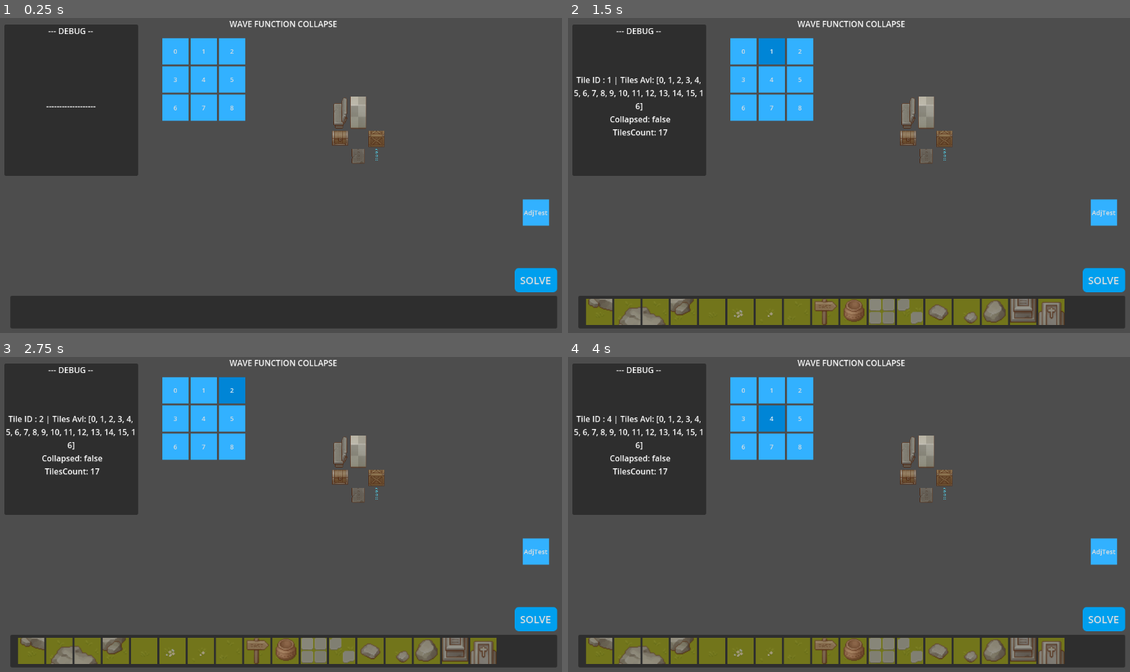
Above: before the commit, frames 1-4 (two rows, left to right).
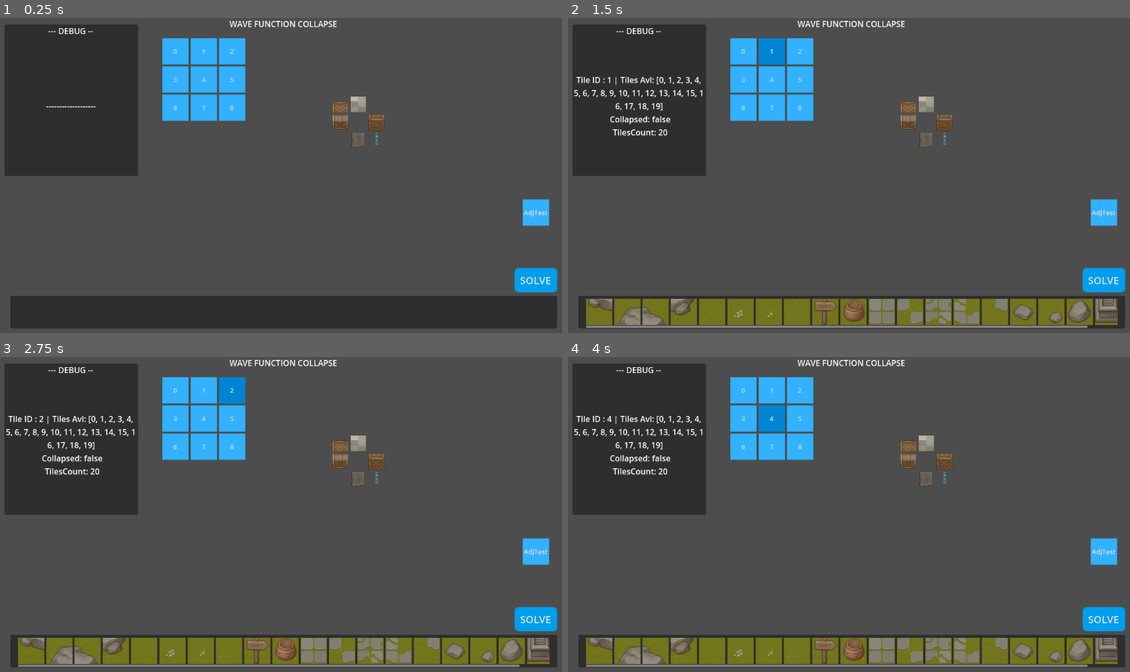
Above: after the commit, the same moments.

Repository: Sketh14/WaveFuncCollapse
Game: Godot game, scene res://Scenes/Main03.tscn
Same seed, same stepped clock (60 frames per second), same inputs: the game is played once before the commit and once after it. This scene is started directly instead of the project's main scene.
Inputs:
- Up to frame 1 (0.25 s): no input
- Up to frame 2 (1.5 s): click "0" at 0.5 s; click "1" at 1.25 s
- Up to frame 3 (2.75 s): click "2" at 2 s
- Up to frame 4 (4 s): click "3" at 2.75 s; click "4" at 3.5 s

The runs differ from the first frame. In frame 1, 1.0% of the frame differs, in the area x 59-69%, y 25-47%; in frame 2, 3.7%, in the area x 3-98%, y 25-99%; in frame 3, 3.7%; in frame 4, 3.7%.

Commit message:
Scroll Container | Await for SolveModel | More Tiles
- Scripts
	(-) Adding await to SolveModel and not showing Selection Tiles when SolveModel is called
- Scenes
	(-) Adding a scroll container for bigger dimensions
- Others
	(-) TileAdjacencyList
		<~> Defining more tiles
		<~> Adding more paths

Diff:
--- /dev/null
+++ b/Atlas Texture/PropEnv_AT_Test.tres
@@ -0,0 +1,7 @@
+[gd_resource type="AtlasTexture" load_steps=2 format=3 uid="uid://bius1qa57p4bw"]
+
+[ext_resource type="Texture2D" uid="uid://bopeveu8bvykm" path="res://Sprites/Environment/PropEnvSheet_2.png" id="1_ehiut"]
+
+[resource]
+atlas = ExtResource("1_ehiut")
+region = Rect2(736, 144, 32, 32)
--- a/Atlas Texture/Props_AT2.tres
+++ b/Atlas Texture/Props_AT2.tres
@@ -4,4 +4,4 @@
 
 [resource]
 atlas = ExtResource("1_w1vcg")
-region = Rect2(384, 0, 32, 64)
+region = Rect2(160, 8, 32, 32)
--- a/Resources/TileAdjacencyList.json
+++ b/Resources/TileAdjacencyList.json
@@ -35,7 +35,10 @@
 					33,
 					37,
 					41,
-					61
+					61,
+					69,
+					73,
+					77
 				],
 				[
 					54,
@@ -52,7 +55,10 @@
 					30,
 					34,
 					38,
-					42
+					42,
+					70,
+					74,
+					78
 				]
 			]
 		},
@@ -85,7 +91,10 @@
 					31,
 					35,
 					39,
-					43
+					43,
+					71,
+					75,
+					79
 				],
 				[
 					56
@@ -108,7 +117,10 @@
 					30,
 					34,
 					38,
-					42
+					42,
+					70,
+					74,
+					78
 				]
 			]
 		},
@@ -141,7 +153,10 @@
 					31,
 					35,
 					39,
-					43
+					43,
+					71,
+					75,
+					79
 				],
 				[
 					48,
@@ -158,7 +173,10 @@
 					32,
 					36,
 					40,
-					44
+					44,
+					72,
+					76,
+					80
 				],
 				[
 					57
@@ -201,12 +219,14 @@
 					32,
 					36,
 					40,
-					44
+					44,
+					72,
+					76,
+					80
 				],
 				[
 					49,
 					53,
-					61,
 					1,
 					5,
 					9,
@@ -217,7 +237,11 @@
 					29,
 					33,
 					37,
-					41
+					41,
+					61,
+					69,
+					73,
+					77
 				],
 				[
 					46
@@ -253,7 +277,10 @@
 					31,
 					35,
 					39,
-					43
+					43,
+					71,
+					75,
+					79
 				],
 				[
 					48,
@@ -270,7 +297,10 @@
 					32,
 					36,
 					40,
-					44
+					44,
+					72,
+					76,
+					80
 				],
 				[
 					49,
@@ -286,7 +316,10 @@
 					29,
 					33,
 					37,
-					41
+					41,
+					69,
+					73,
+					77
 				],
 				[
 					54,
@@ -303,7 +336,10 @@
 					30,
 					34,
 					38,
-					42
+					42,
+					70,
+					74,
+					78
 				]
 			]
 		},
@@ -336,7 +372,10 @@
 					31,
 					35,
 					39,
-					43
+					43,
+					71,
+					75,
+					79
 				],
 				[
 					48,
@@ -353,7 +392,10 @@
 					32,
 					36,
 					40,
-					44
+					44,
+					72,
+					76,
+					80
 				],
 				[
 					49,
@@ -369,7 +411,10 @@
 					29,
 					33,
 					37,
-					41
+					41,
+					69,
+					73,
+					77
 				],
 				[
 					54,
@@ -386,7 +431,10 @@
 					30,
 					34,
 					38,
-					42
+					42,
+					70,
+					74,
+					78
 				]
 			]
 		},
@@ -419,7 +467,10 @@
 					31,
 					35,
 					39,
-					43
+					43,
+					71,
+					75,
+					79
 				],
 				[
 					48,
@@ -436,7 +487,10 @@
 					32,
 					36,
 					40,
-					44
+					44,
+					72,
+					76,
+					80
 				],
 				[
 					49,
@@ -452,7 +506,10 @@
 					29,
 					33,
 					37,
-					41
+					41,
+					69,
+					73,
+					77
 				],
 				[
 					54,
@@ -469,7 +526,10 @@
 					30,
 					34,
 					38,
-					42
+					42,
+					70,
+					74,
+					78
 				]
 			]
 		},
@@ -502,7 +562,10 @@
 					31,
 					35,
 					39,
-					43
+					43,
+					71,
+					75,
+					79
 				],
 				[
 					48,
@@ -519,7 +582,10 @@
 					32,
 					36,
 					40,
-					44
+					44,
+					72,
+					76,
+					80
 				],
 				[
 					49,
@@ -535,7 +601,10 @@
 					29,
 					33,
 					37,
-					41
+					41,
+					69,
+					73,
+					77
 				],
 				[
 					54,
@@ -552,7 +621,10 @@
 					30,
 					34,
 					38,
-					42
+					42,
+					70,
+					74,
+					78
 				]
 			]
 		},
@@ -585,7 +657,10 @@
 					31,
 					35,
 					39,
-					43
+					43,
+					71,
+					75,
+					79
 				],
 				[
 					48,
@@ -602,7 +677,10 @@
 					32,
 					36,
 					40,
-					44
+					44,
+					72,
+					76,
+					80
 				],
 				[
 					49,
@@ -618,7 +696,10 @@
 					29,
 					33,
 					37,
-					41
+					41,
+					69,
+					73,
+					77
 				],
 				[
 					54,
@@ -635,7 +716,10 @@
 					30,
 					34,
 					38,
-					42
+					42,
+					70,
+					74,
+					78
 				]
 			]
 		},
@@ -668,7 +752,10 @@
 					31,
 					35,
 					39,
-					43
+					43,
+					71,
+					75,
+					79
 				],
 				[
 					48,
@@ -685,7 +772,10 @@
 					32,
 					36,
 					40,
-					44
+					44,
+					72,
+					76,
+					80
 				],
 				[
 					49,
@@ -701,7 +791,10 @@
 					29,
 					33,
 					37,
-					41
+					41,
+					69,
+					73,
+					77
 				],
 				[
 					54,
@@ -718,7 +811,10 @@
 					30,
 					34,
 					38,
-					42
+					42,
+					70,
+					74,
+					78
 				]
 			]
 		},
@@ -751,7 +847,10 @@
 					31,
 					35,
 					39,
-					43
+					43,
+					71,
+					75,
+					79
 				],
 				[
 					48,
@@ -768,7 +867,10 @@
 					32,
 					36,
 					40,
-					44
+					44,
+					72,
+					76,
+					80
 				],
 				[
 					49,
@@ -784,7 +886,10 @@
 					29,
 					33,
 					37,
-					41
+					41,
+					69,
+					73,
+					77
 				],
 				[
 					54,
@@ -801,7 +906,10 @@
 					30,
 					34,
 					38,
-					42
+					42,
+					70,
+					74,
+					78
 				]
 			]
 		},
@@ -834,7 +942,10 @@
 					31,
 					35,
 					39,
-					43
+					43,
+					71,
+					75,
+					79
 				],
 				[
 					48,
@@ -851,7 +962,10 @@
 					32,
 					36,
 					40,
-					44
+					44,
+					72,
+					76,
+					80
 				],
 				[
 					49,
@@ -867,7 +981,10 @@
 					29,
 					33,
 					37,
-					41
+					41,
+					69,
+					73,
+					77
 				],
 				[
 					54,
@@ -884,23 +1001,26 @@
 					30,
 					34,
 					38,
-					42
+					42,
+					70,
+					74,
+					78
 				]
 			]
 		},
 		{
 			"tile_index": 12,
-			"tile_name": "Rock_0",
-			"atlas_texture_properties": [
-				1,
-				64,
-				480
-			],
-			"socket_values": [
-				33,
-				34,
-				35,
-				36
+			"tile_name": "Path_2",
+			"atlas_texture_properties": [
+				0,
+				736,
+				144
+			],
+			"socket_values": [
+				69,
+				70,
+				71,
+				72
 			],
 			"adjacency_list": [
 				[
@@ -917,7 +1037,10 @@
 					31,
 					35,
 					39,
-					43
+					43,
+					71,
+					75,
+					79
 				],
 				[
 					48,
@@ -934,7 +1057,10 @@
 					32,
 					36,
 					40,
-					44
+					44,
+					72,
+					76,
+					80
 				],
 				[
 					49,
@@ -950,7 +1076,10 @@
 					29,
 					33,
 					37,
-					41
+					41,
+					69,
+					73,
+					77
 				],
 				[
 					54,
@@ -967,23 +1096,26 @@
 					30,
 					34,
 					38,
-					42
+					42,
+					70,
+					74,
+					78
 				]
 			]
 		},
 		{
 			"tile_index": 13,
-			"tile_name": "Rock_1",
-			"atlas_texture_properties": [
-				1,
-				27,
-				474
-			],
-			"socket_values": [
-				37,
-				38,
-				39,
-				40
+			"tile_name": "Path_3",
+			"atlas_texture_properties": [
+				0,
+				672,
+				224
+			],
+			"socket_values": [
+				73,
+				74,
+				75,
+				76
 			],
 			"adjacency_list": [
 				[
@@ -1000,7 +1132,10 @@
 					31,
 					35,
 					39,
-					43
+					43,
+					71,
+					75,
+					79
 				],
 				[
 					48,
@@ -1017,7 +1152,10 @@
 					32,
 					36,
 					40,
-					44
+					44,
+					72,
+					76,
+					80
 				],
 				[
 					49,
@@ -1033,7 +1171,10 @@
 					29,
 					33,
 					37,
-					41
+					41,
+					69,
+					73,
+					77
 				],
 				[
 					54,
@@ -1050,23 +1191,26 @@
 					30,
 					34,
 					38,
-					42
+					42,
+					70,
+					74,
+					78
 				]
 			]
 		},
 		{
 			"tile_index": 14,
-			"tile_name": "Rock_2",
-			"atlas_texture_properties": [
-				1,
-				160,
-				480
-			],
-			"socket_values": [
-				41,
-				42,
-				43,
-				44
+			"tile_name": "Path_4",
+			"atlas_texture_properties": [
+				0,
+				624,
+				192
+			],
+			"socket_values": [
+				77,
+				78,
+				79,
+				80
 			],
 			"adjacency_list": [
 				[
@@ -1083,7 +1227,10 @@
 					31,
 					35,
 					39,
-					43
+					43,
+					71,
+					75,
+					79
 				],
 				[
 					48,
@@ -1100,7 +1247,10 @@
 					32,
 					36,
 					40,
-					44
+					44,
+					72,
+					76,
+					80
 				],
 				[
 					49,
@@ -1116,7 +1266,10 @@
 					29,
 					33,
 					37,
-					41
+					41,
+					69,
+					73,
+					77
 				],
 				[
 					54,
@@ -1133,44 +1286,335 @@
 					30,
 					34,
 					38,
-					42
+					42,
+					70,
+					74,
+					78
 				]
 			]
 		},
 		{
 			"tile_index": 15,
-			"tile_name": "Tomb_0",
+			"tile_name": "Rock_0",
 			"atlas_texture_properties": [
 				1,
-				288,
-				186
-			],
-			"socket_values": [
-				65,
-				66,
-				67,
-				68
-			],
-			"adjacency_list": [
-				[
-					63
+				64,
+				480
+			],
+			"socket_values": [
+				33,
+				34,
+				35,
+				36
+			],
+			"adjacency_list": [
+				[
+					47,
+					59,
+					67,
+					3,
+					7,
+					11,
+					15,
+					19,
+					23,
+					27,
+					31,
+					35,
+					39,
+					43,
+					71,
+					75,
+					79
 				],
 				[
 					48,
 					52,
+					64,
+					68,
 					4,
 					8,
 					12,
 					16,
-					64,
-					68,
 					20,
 					24,
 					28,
 					32,
 					36,
 					40,
-					44
+					44,
+					72,
+					76,
+					80
+				],
+				[
+					49,
+					53,
+					61,
+					1,
+					5,
+					9,
+					13,
+					17,
+					21,
+					25,
+					29,
+					33,
+					37,
+					41,
+					69,
+					73,
+					77
+				],
+				[
+					54,
+					58,
+					62,
+					66,
+					2,
+					6,
+					10,
+					14,
+					18,
+					22,
+					26,
+					30,
+					34,
+					38,
+					42,
+					70,
+					74,
+					78
+				]
+			]
+		},
+		{
+			"tile_index": 16,
+			"tile_name": "Rock_1",
+			"atlas_texture_properties": [
+				1,
+				27,
+				474
+			],
+			"socket_values": [
+				37,
+				38,
+				39,
+				40
+			],
+			"adjacency_list": [
+				[
+					47,
+					59,
+					67,
+					3,
+					7,
+					11,
+					15,
+					19,
+					23,
+					27,
+					31,
+					35,
+					39,
+					43,
+					71,
+					75,
+					79
+				],
+				[
+					48,
+					52,
+					64,
+					68,
+					4,
+					8,
+					12,
+					16,
+					20,
+					24,
+					28,
+					32,
+					36,
+					40,
+					44,
+					72,
+					76,
+					80
+				],
+				[
+					49,
+					53,
+					61,
+					1,
+					5,
+					9,
+					13,
+					17,
+					21,
+					25,
+					29,
+					33,
+					37,
+					41,
+					69,
+					73,
+					77
+				],
+				[
+					54,
+					58,
+					62,
+					66,
+					2,
+					6,
+					10,
+					14,
+					18,
+					22,
+					26,
+					30,
+					34,
+					38,
+					42,
+					70,
+					74,
+					78
+				]
+			]
+		},
+		{
+			"tile_index": 17,
+			"tile_name": "Rock_2",
+			"atlas_texture_properties": [
+				1,
+				160,
+				480
+			],
+			"socket_values": [
+				41,
+				42,
+				43,
+				44
+			],
+			"adjacency_list": [
+				[
+					47,
+					59,
+					67,
+					3,
+					7,
+					11,
+					15,
+					19,
+					23,
+					27,
+					31,
+					35,
+					39,
+					43,
+					71,
+					75,
+					79
+				],
+				[
+					48,
+					52,
+					64,
+					68,
+					4,
+					8,
+					12,
+					16,
+					20,
+					24,
+					28,
+					32,
+					36,
+					40,
+					44,
+					72,
+					76,
+					80
+				],
+				[
+					49,
+					53,
+					61,
+					1,
+					5,
+					9,
+					13,
+					17,
+					21,
+					25,
+					29,
+					33,
+					37,
+					41,
+					69,
+					73,
+					77
+				],
+				[
+					54,
+					58,
+					62,
+					66,
+					2,
+					6,
+					10,
+					14,
+					18,
+					22,
+					26,
+					30,
+					34,
+					38,
+					42,
+					70,
+					74,
+					78
+				]
+			]
+		},
+		{
+			"tile_index": 18,
+			"tile_name": "Tomb_0",
+			"atlas_texture_properties": [
+				1,
+				288,
+				186
+			],
+			"socket_values": [
+				65,
+				66,
+				67,
+				68
+			],
+			"adjacency_list": [
+				[
+					63
+				],
+				[
+					48,
+					52,
+					64,
+					68,
+					4,
+					8,
+					12,
+					16,
+					20,
+					24,
+					28,
+					32,
+					36,
+					40,
+					44,
+					72,
+					76,
+					80
 				],
 				[
 					49,
@@ -1186,11 +1630,16 @@
 					33,
 					37,
 					41,
-					61
+					61,
+					69,
+					73,
+					77
 				],
 				[
 					54,
 					58,
+					62,
+					66,
 					2,
 					6,
 					10,
@@ -1202,13 +1651,14 @@
 					34,
 					38,
 					42,
-					66,
-					62
-				]
-			]
-		},
-		{
-			"tile_index": 16,
+					70,
+					74,
+					78
+				]
+			]
+		},
+		{
+			"tile_index": 19,
 			"tile_name": "Tomb_1",
 			"atlas_texture_properties": [
 				1,
@@ -1223,8 +1673,9 @@
 			],
 			"adjacency_list": [
 				[
+					47,
 					59,
-					47,
+					67,
 					3,
 					7,
 					11,
@@ -1236,24 +1687,29 @@
 					35,
 					39,
 					43,
-					67
+					71,
+					75,
+					79
 				],
 				[
 					48,
 					52,
+					64,
+					68,
 					4,
 					8,
 					12,
 					16,
-					64,
-					68,
 					20,
 					24,
 					28,
 					32,
 					36,
 					40,
-					44
+					44,
+					72,
+					76,
+					80
 				],
 				[
 					65
@@ -1261,6 +1717,8 @@
 				[
 					54,
 					58,
+					62,
+					66,
 					2,
 					6,
 					10,
@@ -1272,13 +1730,14 @@
 					34,
 					38,
 					42,
-					62,
-					66
-				]
-			]
-		},
-		{
-			"tile_index": 17,
+					70,
+					74,
+					78
+				]
+			]
+		},
+		{
+			"tile_index": 20,
 			"tile_name": "Empty_Tile",
 			"atlas_texture_properties": [
 				1,
--- a/Scenes/Main02.tscn
+++ b/Scenes/Main02.tscn
@@ -49,13 +49,18 @@
 grow_vertical = 2
 columns = 9
 
-[node name="MainTile_Container" type="Control" parent="MainUI_Control"]
+[node name="ScrollContainer" type="ScrollContainer" parent="MainUI_Control"]
 layout_mode = 1
-anchors_preset = 15
+anchors_preset = -1
 anchor_right = 1.0
 anchor_bottom = 1.0
+offset_top = 28.0
 grow_horizontal = 2
 grow_vertical = 2
+
+[node name="MainTile_Container" type="Control" parent="MainUI_Control/ScrollContainer"]
+custom_minimum_size = Vector2(2200, 2200)
+layout_mode = 2
 
 [node name="Debug_Panel" type="Panel" parent="MainUI_Control"]
 visible = false
@@ -138,9 +143,9 @@
 [node name="WaveFunctionCollapse2" type="Node" parent="." node_paths=PackedStringArray("debugLabel", "mainTileContainer")]
 script = ExtResource("2_f0agi")
 debugLabel = NodePath("../MainUI_Control/Debug_Panel/DebugLabel2")
-gridDimension = 9
+gridDimension = 30
 tileAtlasTexture = ExtResource("5_xi7s6")
-mainTileContainer = NodePath("../MainUI_Control/MainTile_Container")
+mainTileContainer = NodePath("../MainUI_Control/ScrollContainer/MainTile_Container")
 
 [node name="MainUiController_1" type="Node" parent="." node_paths=PackedStringArray("debugLabel", "solveTileMap", "selectionTilesContainer")]
 script = ExtResource("5_f6myn")
--- a/Scripts/UI/MainUIController_1.gd
+++ b/Scripts/UI/MainUIController_1.gd
@@ -89,7 +89,7 @@
 
 func SetCurrentAndShowAvailableTiles(tileID: int):
 	# print("Tile ID to check : " + str(tileID))
-
+	if (waveFunctionHandler.solveModelCalled): return
 	# Offset by 1 for buttons ID
 	selectedTileIndexInMap = tileID
 	debugLabel.text = ("Tile ID : " + str(tileID) + " | Tiles Avl: " + str(waveFunctionHandler.tileMap[selectedTileIndexInMap].tilesAvailable)
--- a/Scripts/UI_Alt/WaveFunctionCollapse2.gd
+++ b/Scripts/UI_Alt/WaveFunctionCollapse2.gd
@@ -33,6 +33,7 @@
 var superAdjList: Array[int]
 
 var totalCollapsibleTiles: int
+var solveModelCalled: bool
 
 # Called when the node enters the scene tree for the first time.
 func _ready():
@@ -91,6 +92,8 @@
 			print("Float : " + str(typeof(test1)))
 
 func SolveModel():
+	solveModelCalled = true
+
 	var totalTiles = gridDimension * gridDimension
 	var tilesListSize = tilesJsonData.tile_info.size() - 1
 
@@ -137,6 +140,9 @@
 
 		randTileIndex = tileMap[minCountIndex].tilesAvailable[randAdjTiles[randi_range(0, randAdjTiles.size() - 1)]]
 		randAdjTiles.clear()
+
+		# await Engine.get_main_loop().process_frame
+		await get_tree().create_timer(0.1).timeout # Waiting for Tile Update
 
 		# For Debugging
 		# print("After Total Tiles : " + str(totalCollapsibleTiles))
@@ -217,11 +223,6 @@
 	var coOrdX = -1
 	var coOrdY = -1
 
-	var coOrdXMult = 0
-	var coOrdYMult = 1
-	# var tempTileCoOrdX = -1
-	# var tempTileCoOrdY = -1
-
 	var tileToCheckData = Helper.TransposedTileData.new()
 
 	# Set while loop here and keep repeating unless all the adjoining cells are collapsed
@@ -231,10 +232,7 @@
 		poppedTileIndex = tilesToCheckStack.pop_back()
 		coOrdX = (poppedTileIndex / gridDimension)
 		coOrdY = poppedTileIndex% gridDimension
-		print("\n\nGot Tile to check| index : X[" + str(coOrdX) + "], Y[" + str(coOrdY) + "]")
-
-		coOrdXMult = 0
-		coOrdYMult = 1
+		# print("\n\nGot Tile to check| index : X[" + str(coOrdX) + "], Y[" + str(coOrdY) + "]")
 
 		var tempRotation = 180
 
@@ -254,16 +252,10 @@
 				tempRotation -= 90
 				continue # Continue if outside bounds
 
-			# if (i == 0):
-			# 	# Correcting according to Godot
-			# 	tileToCheckData.socketDir = 3 - tileCountY # Up is Negative for Godot
-			# else:
-				# tileToCheckData.socketDir = tileCountY
-
 			tileToCheckData.socketDir = i
 
-			# """
-			print("Checking Tile"+ " | [" + str(tileToCheckData.tileCoOrdX) + "," + str(tileToCheckData.tileCoOrdY) + "]"
+			"""
+			print("Checking Tile" + " | [" + str(tileToCheckData.tileCoOrdX) + "," + str(tileToCheckData.tileCoOrdY) + "]"
 					+ " | Rotation : " + str(tempRotation) + " | socketDir : " + str(tileToCheckData.socketDir)
 					+ " | tileMapVal : " + str((gridDimension * tileToCheckData.tileCoOrdX) + tileToCheckData.tileCoOrdY))
 			# """
@@ -298,38 +290,6 @@
 		+ " | currentTileIndex: " + str(tileMap[selectedTileIndex].currentTileIndex)
 		+ " | Dir : X[" + str(tileToCheck.tileCoOrdX) + "], Y[" + str(tileToCheck.tileCoOrdY) + "]")
 	# """
-
-	# =========================================>		Getting Adjacent List		<======================================
-
-	# We assume that the index will be set, as without index, this shouldnt be triggered
-	# var selectedTileValue = tileMap[selectedTileIndex].currentTileIndex
-
-	"""
-	# No Need as we are directly checking for Socket Direction
-		# var adjList # Cache List to compare with
-		var socketDirectionToCheck
-
-		match tileToCheck.socketDir:
-			UniversalConstants.SocketDirection.POSITIVEX:
-				socketDirectionToCheck = UniversalConstants.SocketDirection.POSITIVEX
-				# adjList = tilesJsonData.tile_info[selectedTileValue].adjacency_list[UniversalConstants.SocketDirection.POSITIVEX]
-			UniversalConstants.SocketDirection.NEGATIVEX:
-				socketDirectionToCheck = UniversalConstants.SocketDirection.NEGATIVEX
-				# adjList = tilesJsonData.tile_info[selectedTileValue].adjacency_list[UniversalConstants.SocketDirection.NEGATIVEX]
-			UniversalConstants.SocketDirection.POSITIVEY:
-				socketDirectionToCheck = UniversalConstants.SocketDirection.POSITIVEY
-				# adjList = tilesJsonData.tile_info[selectedTileValue].adjacency_list[UniversalConstants.SocketDirection.POSITIVEY]
-			UniversalConstants.SocketDirection.NEGATIVEY:
-				socketDirectionToCheck = UniversalConstants.SocketDirection.NEGATIVEY
-				# adjList = tilesJsonData.tile_info[selectedTileValue].adjacency_list[UniversalConstants.SocketDirection.NEGATIVEY]
-	"""
-
-	"""
-	print("Adjacency List : " + str(tilesJsonData.tile_info[tileMap[selectedTileIndex].currentTileIndex].adjacency_list[tileToCheck.socketDir]));
-	# """
-
-	# =========================================>		Getting Adjacent List		<======================================
-
 
 	# tilesAvailable should be sorted (in ascending order)
 	# Below is to check which tile from the Prefab List can be added above the current tile
@@ -427,7 +387,7 @@
 		# As the "Selected Tile" is not collapsed, there can be no way of only 1 possible solution existing for the "Tile Being Checked".
 		# If the Solution exists, then there are duplicates in the "TilesAvailable" list
 
-		# Creating a Super List for adjacency
+		# ==================================> Super Adjacency List <==================================
 		superAdjList.clear()
 		var selectedTileAdjListSize = 0
 		var tempAdjVal = -1
@@ -458,6 +418,7 @@
 
 		# print("Super Adj List | Count : " + str(superAdjList.size()) + " | Val :" + str(superAdjList))
 		# return false						# FOR DEBUGGING
+		# ==================================> Super Adjacency List <==================================
 
 		# TODO: REMOVEEEEEEEEE
 		# The below is wrong as we we are adding new tiles to the checking tile instead of removing as we have to reduce it,
@@ -501,6 +462,7 @@
 
 			# var socketIndex = 0 # THis is for debugging only
 
+			# TODO: Would be better to sort the Super Ajacency list and do a binary search as it being used to compare multiple times
 			sameAdjValFound = false
 			# Get the comaptible socket values in the respective "Adjacency List" of the "Current Selected Tile"
 			# which is in the direction of the "Tile To Compare"
Not shown, changed: Logs.txt
